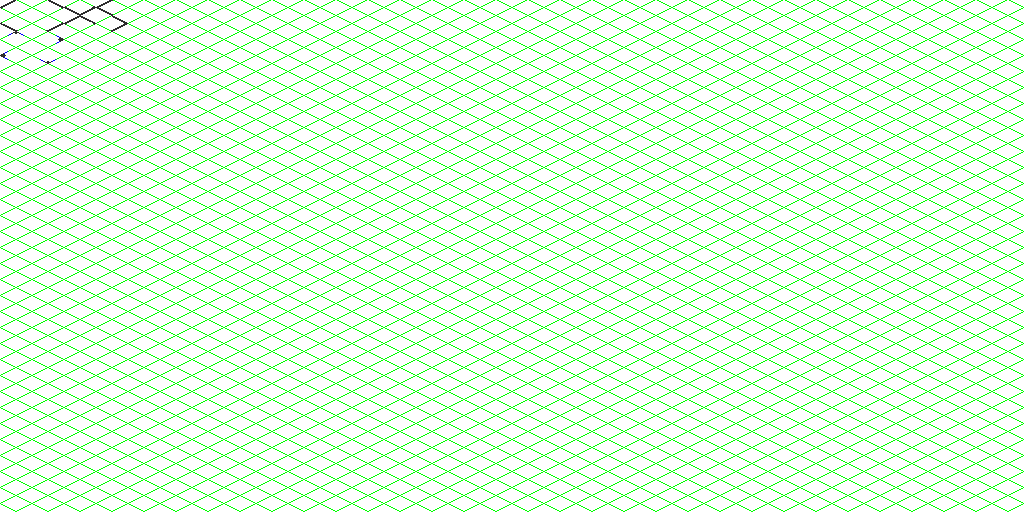
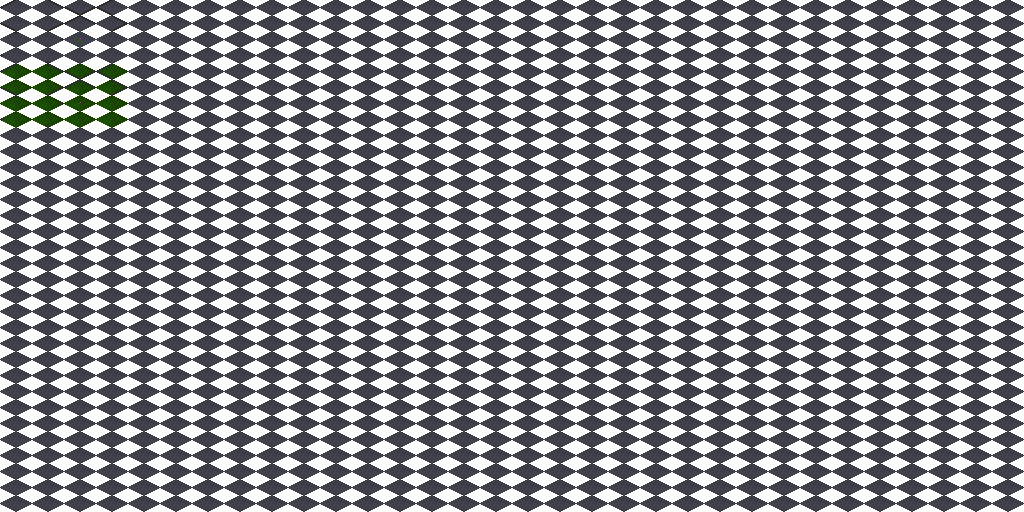
Layers edited between the first and the second 1024px x 512px image:
added layer "Pasted Layer #2" above "floor Detialed" over [0, 64, 128, 128]
painted on "floor Detialed" over [0, 33, 81, 120]
added layer "Pasted Layer" above "floor Detialed underlay" over [0, 0, 1024, 512]
added layer "Pasted Layer #1" above "bg" over [0, 0, 129, 64]
